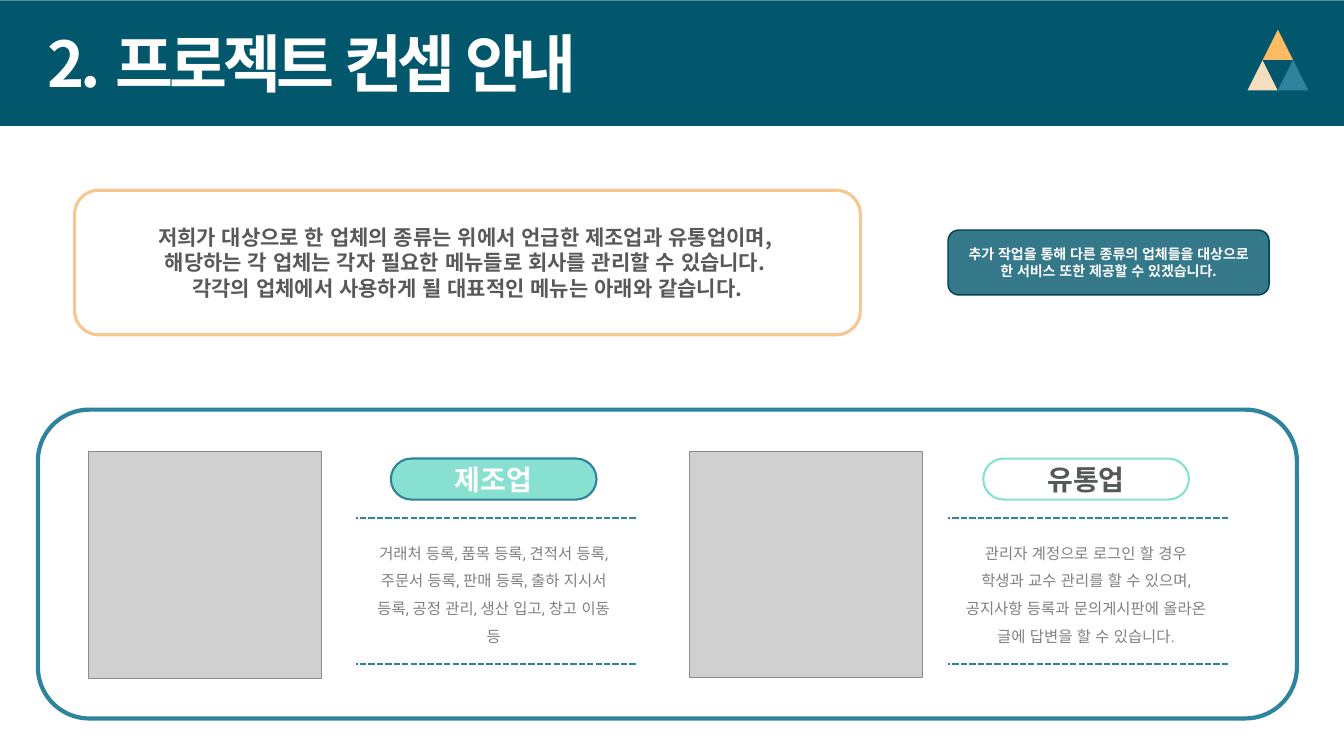
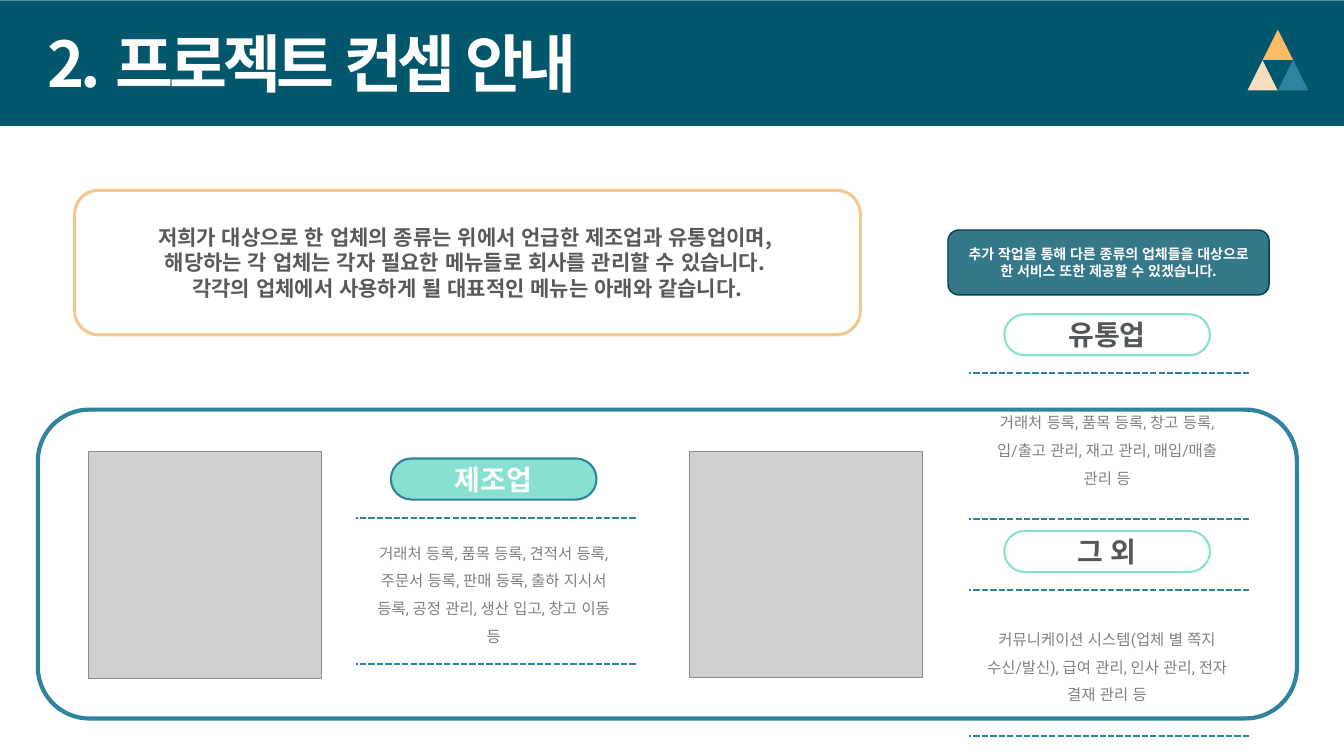
Before and after one commit to dw-final-project/dwFinal, a slide deck: slide 4 of 프로젝트 관련 자료/dw 최종 프로젝트 착수 발표 ppt.pptx. Drawn at 1344x756 pixels with LibreOffice and Linux fonts; fonts in the diff are those of the drawing; grey boxes stand for pictures. Boxes give left, top, right and bottom in pixels: in the first picture for what was removed or moved away, otherwise in the second. Text is boxed around its words. In the diff, an @@ line names an element or a change of style, - is before the commit and + after.

```diff
--- a/프로젝트 관련 자료/dw 최종 프로젝트 착수 발표 ppt.pptx
+++ b/프로젝트 관련 자료/dw 최종 프로젝트 착수 발표 ppt.pptx
@@ 2 lines, 1 rounded rectangle: place and size @@
-2 lines, 1 rounded rectangle at (948, 459, 1228, 664)
+2 lines, 1 rounded rectangle at (969, 315, 1249, 519)
@@ text at (997, 415, 1217, 485): text changed @@
-관리자 계정으로 로그인 할 경우
-학생과 교수 관리를 할 수 있으며,
-공지사항 등록과 문의게시판에 올라온 글에 답변을 할 수 있습니다.
+거래처 등록, 품목 등록, 창고 등록, 입/출고 관리, 재고 관리, 매입/매출 관리 등
@@ rounded rectangle added at (1004, 531, 1210, 573), fill #FFFFFF, outline #88E0D0 1.5 pt, 20 pt, text #53585B, bold @@
+그 외
@@ line added from (1249, 590) to (969, 590), #2E849F 1.5 pt dashed @@
@@ text added at (987, 632, 1227, 701), 11 pt, text #808080 @@
+커뮤니케이션 시스템(업체 별 쪽지 수신/발신), 급여 관리, 인사 관리, 전자 결재 관리 등
@@ line added from (1249, 736) to (969, 736), #2E849F 1.5 pt dashed @@
```
